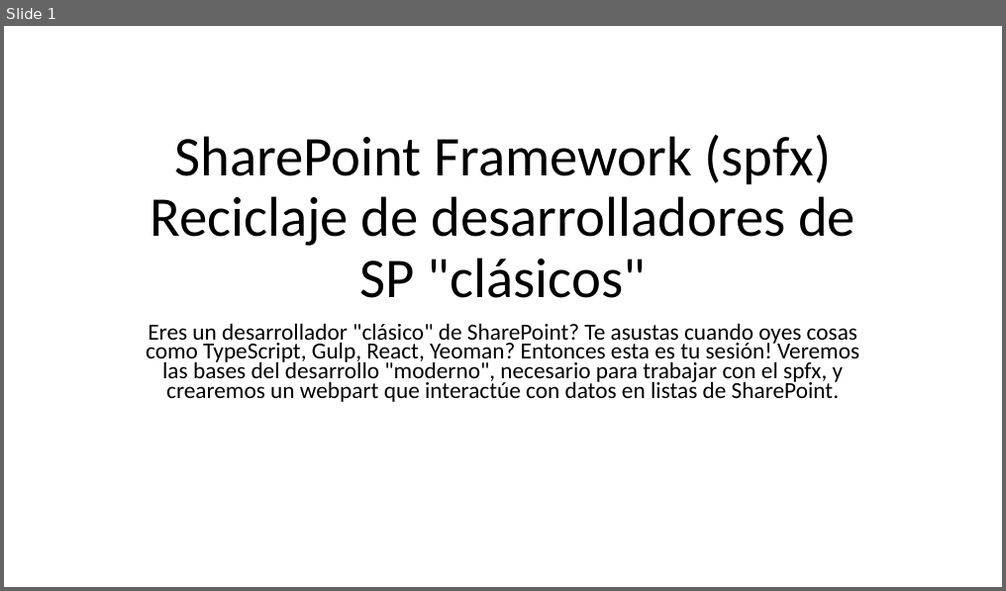
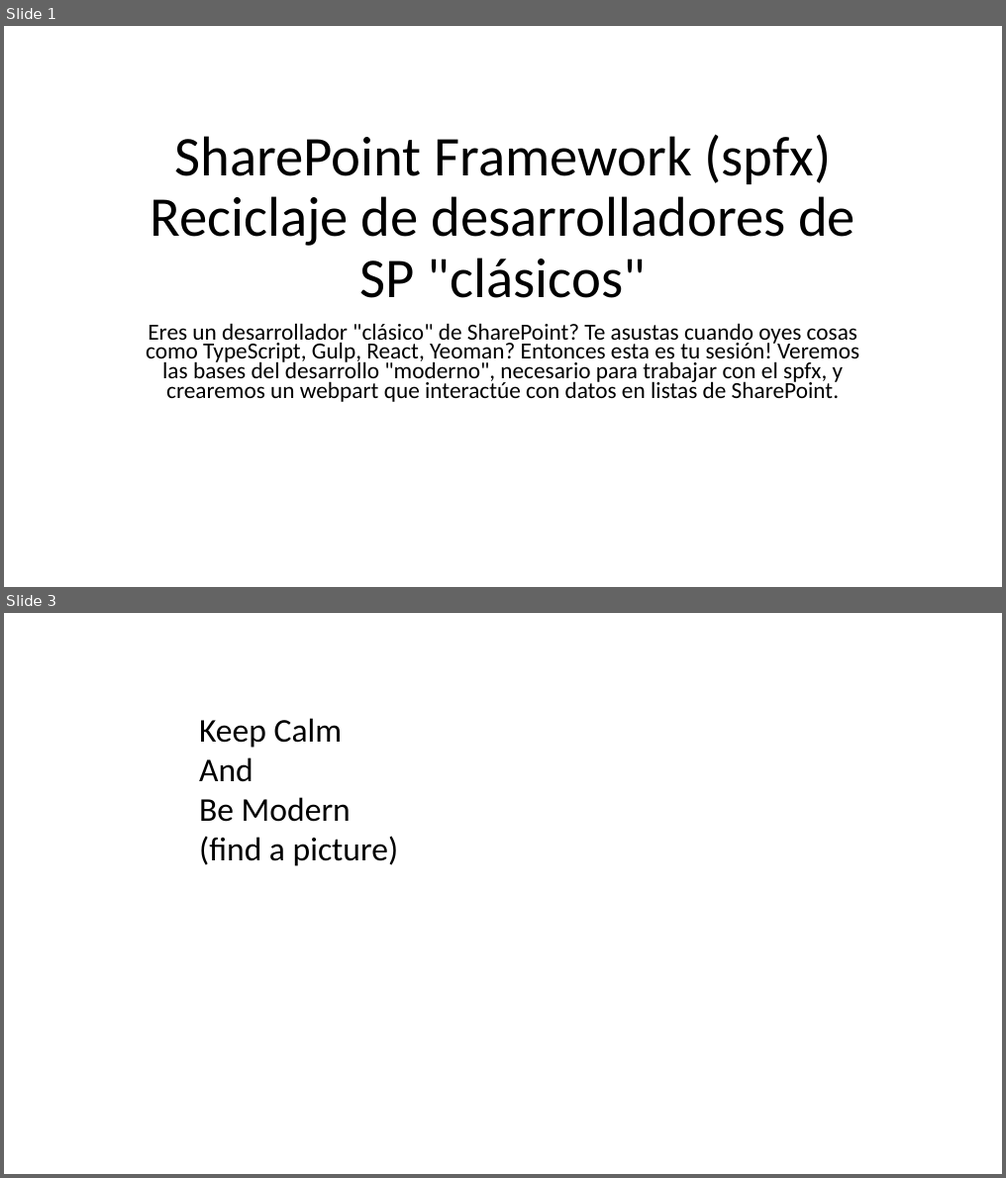
Before and after one commit to luismanez/sp-saturday-barcelona-2017, a slide deck: slides/spfx para classic devs.pptx. Shown one above the other, each under a label of ours: slide 1 before the commit, slides 1 and 3 after it; the slides between them are not shown. The pictures are 1006x591 and 1006x1178 pixels, drawn with LibreOffice and Linux fonts; fonts in the diff are those of the drawing. Boxes give left, top, right and bottom in pixels: in the first picture for what was removed or moved away, otherwise in the second. Text is boxed around its words. In the diff, an @@ line names an element or a change of style, - is before the commit and + after.

```diff
--- a/slides/spfx para classic devs.pptx
+++ b/slides/spfx para classic devs.pptx
@@ slide 3 added at [4,613,1002,1174], background #FFFFFF @@
@@ text added at [199,718,399,866], 32 pt, text #000000 @@
+Keep Calm
+And
+Be Modern
+(find a picture)
```
Also in this commit, not shown: 5 other slides added, 4 other files.
